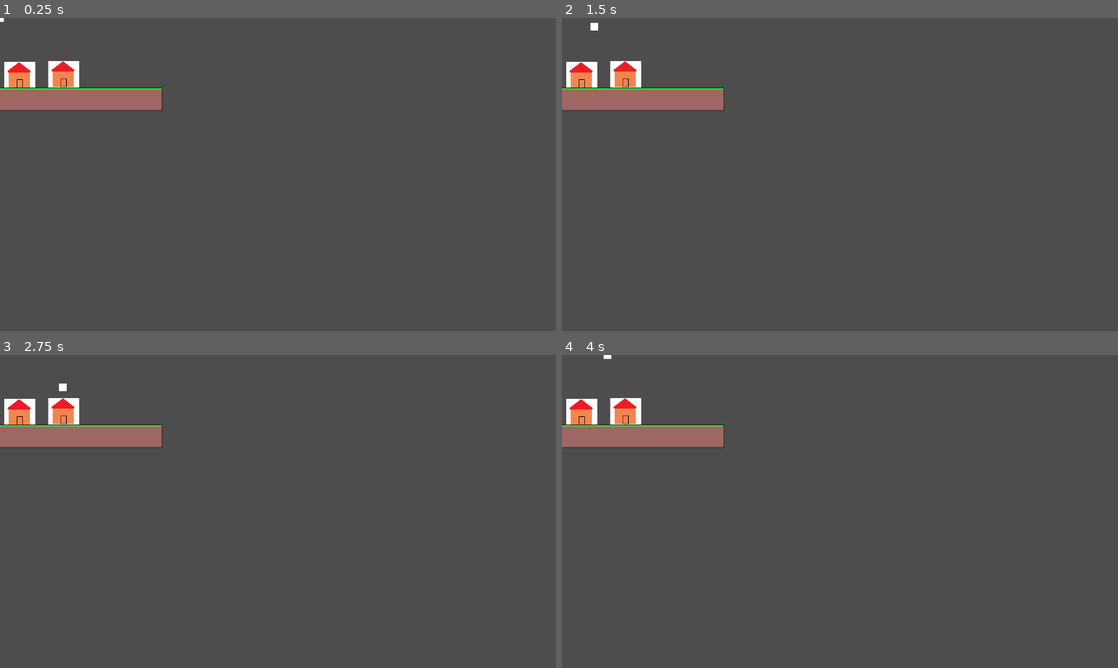
Above: before the commit, frames 1-4 (two rows, left to right).
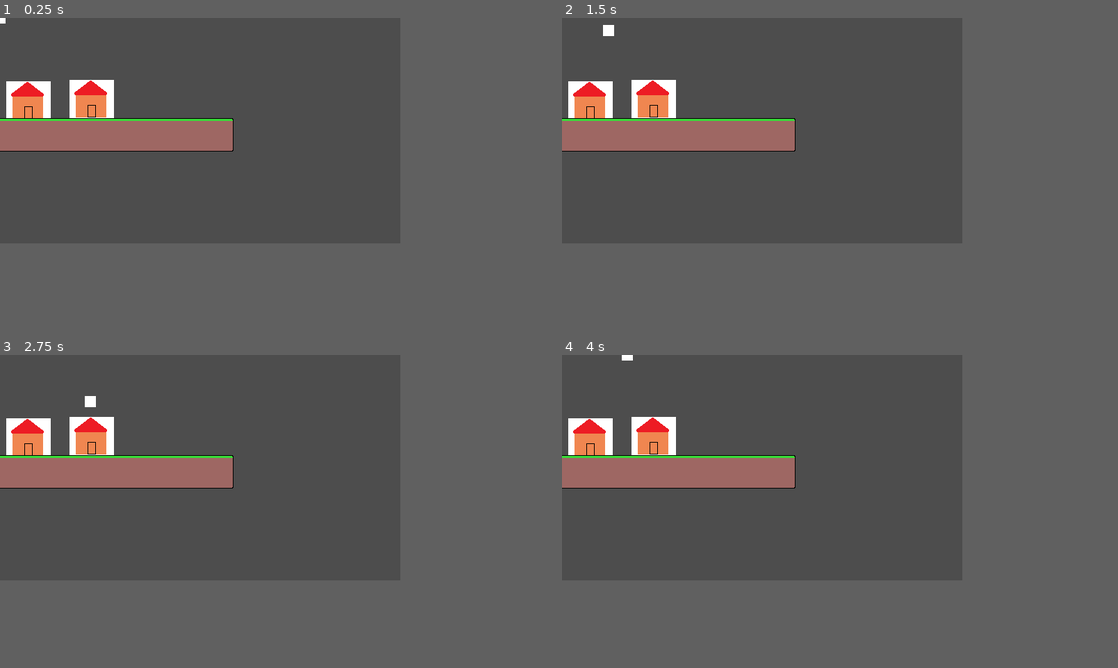
Above: after the commit, the same moments.

Repository: bendy1234/xhacks
Game: Godot game, scene res://scenes/main.tscn
Two runs of this game, one before a commit and one after it. Both use one fixed random seed, a clock stepped at 60 frames per second and the inputs below.
Inputs (mouse positions are in pixels of both pictures, inside the frame that each line leads up to):
- Up to frame 1 (0.25 s): no input
- Up to frame 2 (1.5 s): tap Enter at 0.5 s; move the mouse to (962, 158) at 0.52 s; hold D (right) 0.53-1.28 s; hold Space (spacebar) 0.53-1.28 s; click (962, 158) at 0.67 s; move the mouse to (728, 190) at 1.27 s; hold S (down) from 1.28 s (still down); tap Space (spacebar) at 1.35 s
- Up to frame 3 (2.75 s): move the mouse to (333, 442) at 2.02 s; release S (down) at 2.03 s; hold D (right) from 2.03 s (still down); hold Space (spacebar) from 2.03 s (still down)
- Up to frame 4 (4 s): move the mouse to (812, 574) at 2.77 s; release D (right) at 2.78 s; release Space (spacebar) at 2.78 s; hold W (up) 2.78-3.53 s; tap Space (spacebar) at 2.85 s; click (812, 574) at 2.92 s; move the mouse to (1006, 558) at 3.52 s; hold A (left) from 3.53 s (still down); hold Space (spacebar) from 3.53 s (still down)
In our replay, the window is 800x450 before the commit and 576x324 after it. These sizes can differ from the game's own. Grey fills any space a smaller window leaves; there, only what the larger window draws over its background counts as a difference.

The runs differ from the first frame. In frame 1, 8.1% of the frame differs, in the area x 0-42%, y 0-43%; in frame 2, 8.2%; in frame 3, 8.2%, in the area x 0-42%, y 9-43%; in frame 4, 8.1%.

Commit message:
change window size

Diff:
--- a/project.godot
+++ b/project.godot
@@ -21,6 +21,8 @@
 
 [display]
 
+window/size/viewport_width=576
+window/size/viewport_height=324
 window/stretch/mode="viewport"
 
 [input]
